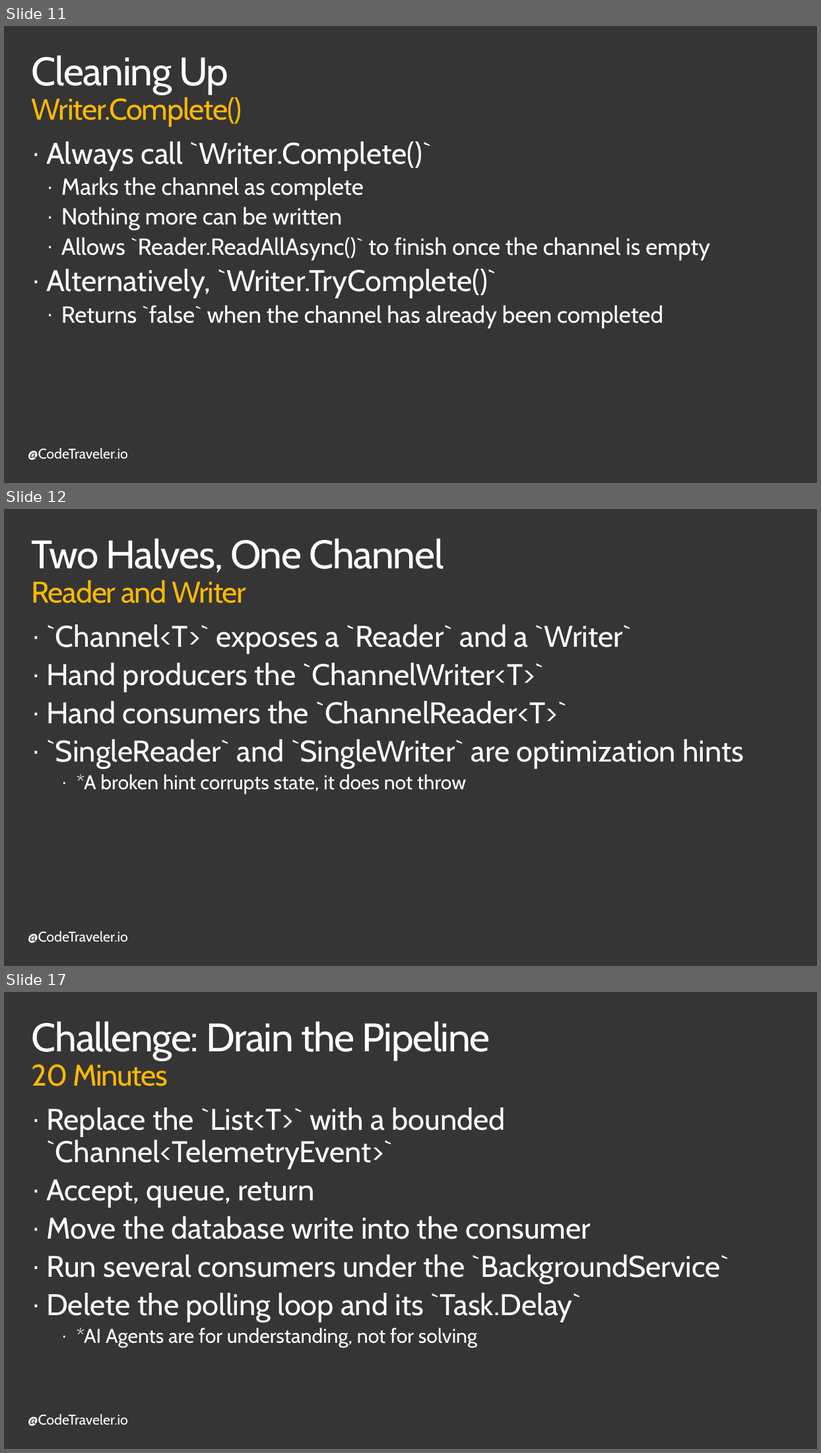
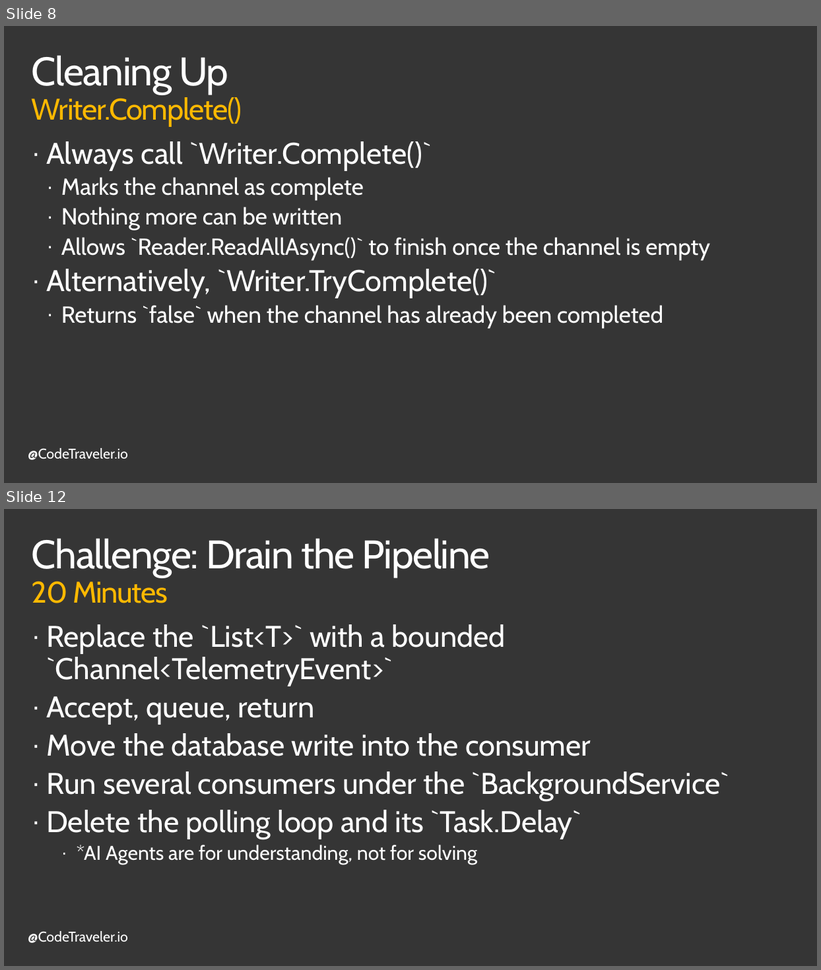
Before and after one commit to TheCodeTraveler/BecomeAnExpertWithAsyncAwait, a slide deck: 9. Channels/Channels.pptx. Shown one above the other, each under a label of ours: slides 11, 12 and 17 before the commit, slides 8 and 12 after it; the slides between them are not shown. The pictures are 821x1453 and 821x970 pixels, drawn with LibreOffice and Linux fonts; fonts in the diff are those of the drawing; background and template pictures are left out. Boxes give left, top, right and bottom in pixels: in the first picture for what was removed or moved away, otherwise in the second. Text is boxed around its words. In the diff, an @@ line names an element or a change of style, - is before the commit and + after.

```diff
--- a/9. Channels/Channels.pptx
+++ b/9. Channels/Channels.pptx
@@ slide 12 removed at bbox=[4, 509, 817, 966], background #353535; not listed: 1 template element that a slide beside it also shows @@
@@ title removed at bbox=[32, 538, 444, 603] @@
-Two Halves, One Channel
-Reader and Writer
@@ text removed at bbox=[46, 625, 744, 794] @@
-· `Channel<T>` exposes a `Reader` and a `Writer`
-· Hand producers the `ChannelWriter<T>`
-· Hand consumers the `ChannelReader<T>`
-· `SingleReader` and `SingleWriter` are optimization hints
-    · *A broken hint corrupts state, it does not throw
@@ what was slide 11 is now slide 8 @@
@@ what was slide 17 is now slide 12 @@
```
Also in this commit, not shown: 8 slides changed, 1 slide added, 5 other slides removed.
